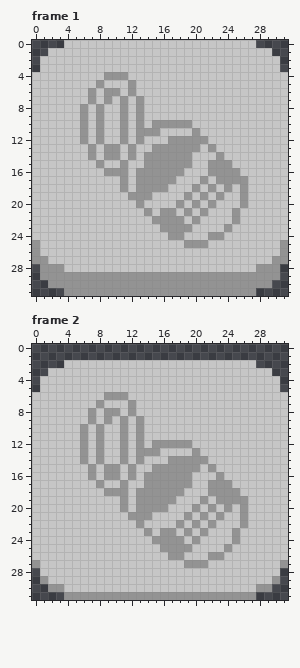
One commit to this pixel-art file: Aseprite/MasterFiles/Buttons.aseprite. That is the earlier state.
32x32 pixels, 2 frames. Shown: frame 1, frame 2.
Once edited:
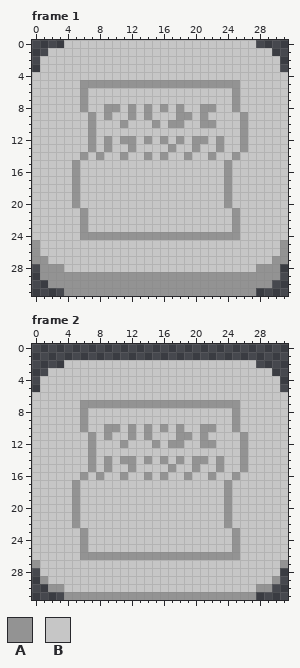
Palette (. is transparent): A #939393  B #c6c6c6
The edit:
layer "Latinha Icon" now hidden
layer "Layer 1" added
--- frame 1
@@ x 0..31 @@
  3 .BBBBBBBBBBBBBBBBBBBBBBBBBBBBBB.
- 4 BBBBBBBBBAAABBBBBBBBBBBBBBBBBBBB
- 5 BBBBBBBBABBBABBBBBBBBBBBBBBBBBBB
- 6 BBBBBBBABAABABBBBBBBBBBBBBBBBBBB
- 7 BBBBBBBABABABABBBBBBBBBBBBBBBBBB
- 8 BBBBBBABABBABABBBBBBBBBBBBBBBBBB
- 9 BBBBBBABABBABABBBBBBBBBBBBBBBBBB
-10 BBBBBBABABBABABAAAAABBBBBBBBBBBB
-11 BBBBBBABABBABAAABBBBABBBBBBBBBBB
-12 BBBBBBABABBABABBBAAAAABBBBBBBBBB
-13 BBBBBBBABAABABBAAAAAABABBBBBBBBB
-14 BBBBBBBABAABABAAAAAABBBABBBBBBBB
-15 BBBBBBBBABBABBAAAAAABBAAABBBBBBB
-16 BBBBBBBBBAAABAAAAAABBBAAAABBBBBB
-17 BBBBBBBBBBBABAAAAABBBABAAAABBBBB
-18 BBBBBBBBBBBABAAAABBBABABABABBBBB
-19 BBBBBBBBBBBBAAABBBBABABABBABBBBB
-20 BBBBBBBBBBBBBABBBBABABABBBABBBBB
-21 BBBBBBBBBBBBBBABAABABABBBABBBBBB
-22 BBBBBBBBBBBBBBBAAAABABBBBABBBBBB
-23 BBBBBBBBBBBBBBBBAAAABBBBABBBBBBB
-24 BBBBBBBBBBBBBBBBBAABBBAABBBBBBBB
-25 ABBBBBBBBBBBBBBBBBBAAABBBBBBBBBA
+ 4 BBBBBBBBBBBBBBBBBBBBBBBBBBBBBBBB
+ 5 BBBBBBAAAAAAAAAAAAAAAAAAAABBBBBB
+ 6 BBBBBBABBBBBBBBBBBBBBBBBBABBBBBB
+ 7 BBBBBBABBBBBBBBBBBBBBBBBBABBBBBB
+ 8 BBBBBBABBAABABABABABBAABBABBBBBB
+ 9 BBBBBBBABABBABABBBAABABBBBABBBBB
+10 BBBBBBBABBBABBBABAABBAABBBABBBBB
+11 BBBBBBBABBBBBBBBBBBBBBBBBBABBBBB
+12 BBBBBBBABABAABABABABAABABBABBBBB
+13 BBBBBBBABABBABBBBABBABBABBABBBBB
+14 BBBBBBABABBABBABABBABBABBABBBBBB
+15 BBBBBABBBBBBBBBBBBBBBBBBABBBBBBB
+16 BBBBBABBBBBBBBBBBBBBBBBBABBBBBBB
+17 BBBBBABBBBBBBBBBBBBBBBBBABBBBBBB
+18 BBBBBABBBBBBBBBBBBBBBBBBABBBBBBB
+19 BBBBBABBBBBBBBBBBBBBBBBBABBBBBBB
+20 BBBBBABBBBBBBBBBBBBBBBBBABBBBBBB
+21 BBBBBBABBBBBBBBBBBBBBBBBBABBBBBB
+22 BBBBBBABBBBBBBBBBBBBBBBBBABBBBBB
+23 BBBBBBABBBBBBBBBBBBBBBBBBABBBBBB
+24 BBBBBBAAAAAAAAAAAAAAAAAAAABBBBBB
+25 ABBBBBBBBBBBBBBBBBBBBBBBBBBBBBBA
 26 ABBBBBBBBBBBBBBBBBBBBBBBBBBBBBBA
--- frame 2
@@ x 0..31 @@
  5 .BBBBBBBBBBBBBBBBBBBBBBBBBBBBBB.
- 6 BBBBBBBBBAAABBBBBBBBBBBBBBBBBBBB
- 7 BBBBBBBBABBBABBBBBBBBBBBBBBBBBBB
- 8 BBBBBBBABAABABBBBBBBBBBBBBBBBBBB
- 9 BBBBBBBABABABABBBBBBBBBBBBBBBBBB
-10 BBBBBBABABBABABBBBBBBBBBBBBBBBBB
-11 BBBBBBABABBABABBBBBBBBBBBBBBBBBB
-12 BBBBBBABABBABABAAAAABBBBBBBBBBBB
-13 BBBBBBABABBABAAABBBBABBBBBBBBBBB
-14 BBBBBBABABBABABBBAAAAABBBBBBBBBB
-15 BBBBBBBABAABABBAAAAAABABBBBBBBBB
-16 BBBBBBBABAABABAAAAAABBBABBBBBBBB
-17 BBBBBBBBABBABBAAAAAABBAAABBBBBBB
-18 BBBBBBBBBAAABAAAAAABBBAAAABBBBBB
-19 BBBBBBBBBBBABAAAAABBBABAAAABBBBB
-20 BBBBBBBBBBBABAAAABBBABABABABBBBB
-21 BBBBBBBBBBBBAAABBBBABABABBABBBBB
-22 BBBBBBBBBBBBBABBBBABABABBBABBBBB
-23 BBBBBBBBBBBBBBABAABABABBBABBBBBB
-24 BBBBBBBBBBBBBBBAAAABABBBBABBBBBB
-25 BBBBBBBBBBBBBBBBAAAABBBBABBBBBBB
-26 BBBBBBBBBBBBBBBBBAABBBAABBBBBBBB
-27 ABBBBBBBBBBBBBBBBBBAAABBBBBBBBBA
+ 6 BBBBBBBBBBBBBBBBBBBBBBBBBBBBBBBB
+ 7 BBBBBBAAAAAAAAAAAAAAAAAAAABBBBBB
+ 8 BBBBBBABBBBBBBBBBBBBBBBBBABBBBBB
+ 9 BBBBBBABBBBBBBBBBBBBBBBBBABBBBBB
+10 BBBBBBABBAABABABABABBAABBABBBBBB
+11 BBBBBBBABABBABABBBAABABBBBABBBBB
+12 BBBBBBBABBBABBBABAABBAABBBABBBBB
+13 BBBBBBBABBBBBBBBBBBBBBBBBBABBBBB
+14 BBBBBBBABABAABABABABAABABBABBBBB
+15 BBBBBBBABABBABBBBABBABBABBABBBBB
+16 BBBBBBABABBABBABABBABBABBABBBBBB
+17 BBBBBABBBBBBBBBBBBBBBBBBABBBBBBB
+18 BBBBBABBBBBBBBBBBBBBBBBBABBBBBBB
+19 BBBBBABBBBBBBBBBBBBBBBBBABBBBBBB
+20 BBBBBABBBBBBBBBBBBBBBBBBABBBBBBB
+21 BBBBBABBBBBBBBBBBBBBBBBBABBBBBBB
+22 BBBBBABBBBBBBBBBBBBBBBBBABBBBBBB
+23 BBBBBBABBBBBBBBBBBBBBBBBBABBBBBB
+24 BBBBBBABBBBBBBBBBBBBBBBBBABBBBBB
+25 BBBBBBABBBBBBBBBBBBBBBBBBABBBBBB
+26 BBBBBBAAAAAAAAAAAAAAAAAAAABBBBBB
+27 ABBBBBBBBBBBBBBBBBBBBBBBBBBBBBBA
 28 .BBBBBBBBBBBBBBBBBBBBBBBBBBBBBB.
